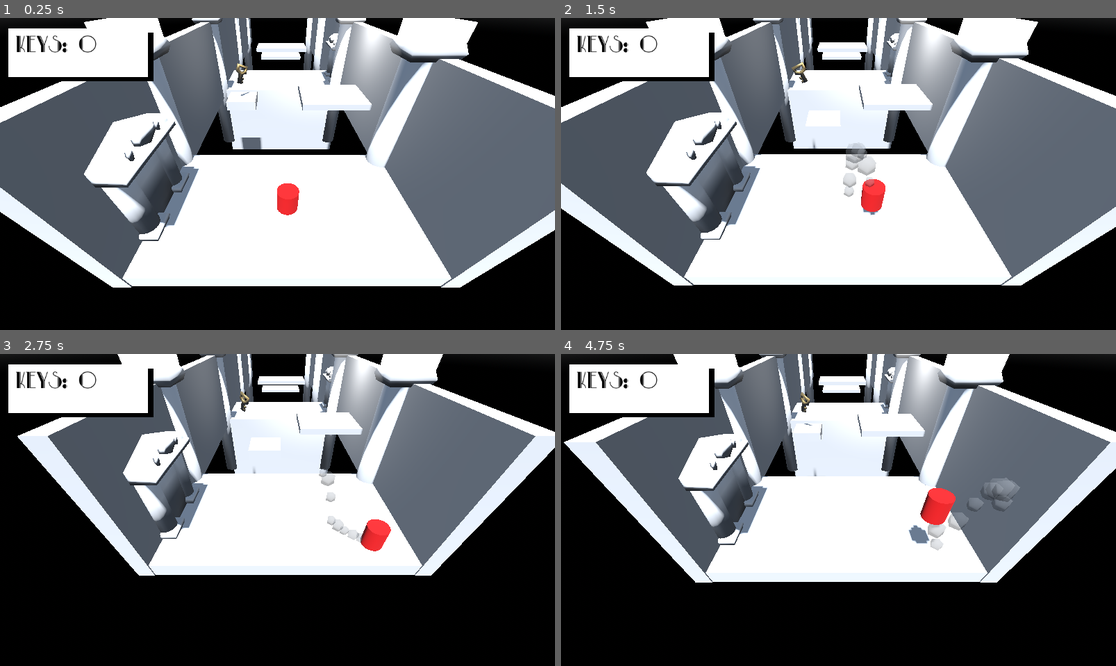
Above: before the commit, frames 1-4 (two rows, left to right).
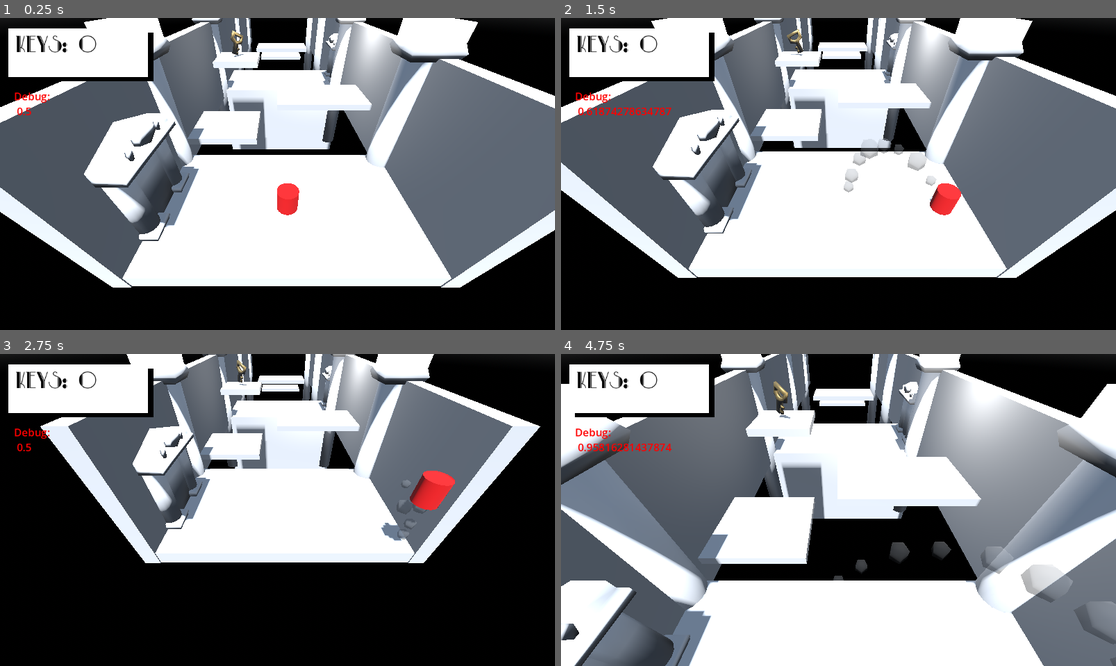
Above: after the commit, the same moments.

Repository: FloridaChristopher/LabyrinthGameJam
Game: Godot game, scene res://Scenes/the_maze.tscn
Two runs of this game, one before a commit and one after it. Both use one fixed random seed, a clock stepped at 60 frames per second and the inputs below.
Inputs:
- Up to frame 1 (0.25 s): no input
- Up to frame 2 (1.5 s): hold D (Right) 0.53-1.28 s; hold Space (Jump) 0.53-1.28 s; hold S (Backward) from 1.28 s (still down); tap Space (Jump) at 1.35 s
- Up to frame 3 (2.75 s): tap Space (Jump) at 1.52, 1.82 s; release S (Backward) at 2.03 s; hold D (Right) from 2.03 s (still down); hold Space (Jump) from 2.03 s (still down)
- Up to frame 4 (4.75 s): release D (Right) at 2.78 s; release Space (Jump) at 2.78 s; hold W (Forward) 2.78-3.53 s; tap Space (Jump) at 2.85, 3.02, 3.32, 4.35, 4.52 s; hold Space (Jump) 3.53-4.28 s; hold A (Left) from 3.53 s (still down)

The runs differ from the first frame. In frame 1, 1.8% of the frame differs, in the area x 2-55%, y 4-54%; in frame 2, 13%; in frame 3, 17%; in frame 4, 73%, in the area x 0-100%, y 0-100%.

Commit message:
new char controller
- replaced the character controller with an entirely new one
- this one feels pretty stiff but works fine
- it is currently missing coyote time and input buffering
- but works with moving platforms

Diff:
--- a/Labyrinth/Rooms/room0.tscn
+++ b/Labyrinth/Rooms/room0.tscn
@@ -7,51 +7,6 @@
 [ext_resource type="PackedScene" uid="uid://cb061gs4qifx8" path="res://Objects/doorway.tscn" id="5_nyqn0"]
 [ext_resource type="PackedScene" uid="uid://832o6u5ts2pp" path="res://Objects/te_4t_platform.tscn" id="6_fh0vx"]
 [ext_resource type="PackedScene" uid="uid://ceed8awj3lsqn" path="res://Objects/big_key.tscn" id="7_ulg30"]
-[ext_resource type="PackedScene" uid="uid://b111fk8cj70p8" path="res://Objects/movable_platform.tscn" id="8_5rbe0"]
-
-[sub_resource type="BoxMesh" id="BoxMesh_is5n7"]
-size = Vector3(1, 0.3, 1)
-
-[sub_resource type="BoxShape3D" id="BoxShape3D_y0qjd"]
-size = Vector3(1, 0.3, 1)
-
-[sub_resource type="Animation" id="Animation_rmhfo"]
-length = 0.001
-tracks/0/type = "value"
-tracks/0/imported = false
-tracks/0/enabled = true
-tracks/0/path = NodePath("Moving Platform:position")
-tracks/0/interp = 1
-tracks/0/loop_wrap = true
-tracks/0/keys = {
-"times": PackedFloat32Array(0),
-"transitions": PackedFloat32Array(1),
-"update": 0,
-"values": [Vector3(-1.44998, -0.352683, -4.80606)]
-}
-
-[sub_resource type="Animation" id="Animation_vwe8t"]
-resource_name = "room1-platform1"
-length = 4.0
-loop_mode = 1
-tracks/0/type = "value"
-tracks/0/imported = false
-tracks/0/enabled = true
-tracks/0/path = NodePath("Moving Platform:position")
-tracks/0/interp = 1
-tracks/0/loop_wrap = true
-tracks/0/keys = {
-"times": PackedFloat32Array(0, 0.6, 1.8, 2.3, 4),
-"transitions": PackedFloat32Array(1, 1, 1, 1, 1),
-"update": 0,
-"values": [Vector3(-1.44998, -0.352683, -4.80606), Vector3(-1.44998, -0.352683, -4.80606), Vector3(-0.312341, -0.352683, -2.48747), Vector3(-0.312341, -0.352683, -2.48747), Vector3(-1.44998, -0.352683, -4.80606)]
-}
-
-[sub_resource type="AnimationLibrary" id="AnimationLibrary_jjd4k"]
-_data = {
-"RESET": SubResource("Animation_rmhfo"),
-"room1-platform1": SubResource("Animation_vwe8t")
-}
 
 [node name="Room" type="Node3D" groups=["Room"]]
 script = ExtResource("1_h4cj0")
@@ -133,10 +88,13 @@
 visible = false
 
 [node name="Te4t_platform6" parent="." instance=ExtResource("6_fh0vx")]
-transform = Transform3D(0.524977, 0, 0, 0, 0.524977, 0, 0, 0, 0.524977, -5.08272, 0.125882, -2.65456)
+transform = Transform3D(0.524977, 0, 0, 0, 0.524977, 0, 0, 0, 0.524977, -2.02519, 0.125882, -2.65456)
+
+[node name="Te4t_platform11" parent="." instance=ExtResource("6_fh0vx")]
+transform = Transform3D(0.267172, 0, 0, 0, 0.524977, 0, 0, 0, 0.423047, -1.46216, 1.29028, -4.89441)
 
 [node name="Te4t_platform7" parent="." instance=ExtResource("6_fh0vx")]
-transform = Transform3D(0.524977, 0, 0, 0, 0.524977, 0, 0, 0, 0.524977, 1.80627, 0.610909, -3.56499)
+transform = Transform3D(0.524977, 0, 0, 0, 0.524977, 0, 0, 0, 0.524977, 1.10794, 0.610909, -3.56499)
 
 [node name="Te4t_platform8" parent="." instance=ExtResource("6_fh0vx")]
 transform = Transform3D(0.524977, 0, 0, 0, 0.524977, 0, 0, 0, 0.524977, 0.0243741, 0.610909, -10.5939)
@@ -156,36 +114,7 @@
 [node name="Te4t_platform3" parent="." instance=ExtResource("6_fh0vx")]
 transform = Transform3D(1, 0, 0, 0, -4.37114e-08, -1, 0, 1, -4.37114e-08, 0, -1.96166, -5.69906)
 
-[node name="RigidBody3D" type="RigidBody3D" parent="."]
-transform = Transform3D(1, 0, 0, 0, 1, 0, 0, 0, 1, 4.93003, 0, -4.80606)
-axis_lock_linear_x = true
-axis_lock_linear_y = true
-axis_lock_linear_z = true
-axis_lock_angular_x = true
-axis_lock_angular_z = true
-gravity_scale = 0.0
-angular_velocity = Vector3(0, 0.872665, 0)
-
-[node name="MeshInstance3D" type="MeshInstance3D" parent="RigidBody3D"]
-material_override = ExtResource("2_0m50l")
-mesh = SubResource("BoxMesh_is5n7")
-
-[node name="CollisionShape3D" type="CollisionShape3D" parent="RigidBody3D"]
-shape = SubResource("BoxShape3D_y0qjd")
-
 [node name="BigKey" parent="." instance=ExtResource("7_ulg30")]
-transform = Transform3D(1, 0, 0, 0, 1, 0, 0, 0, 1, -1.4238, 0.22328, -4.83122)
-
-[node name="Moving Platform" parent="." instance=ExtResource("8_5rbe0")]
-axis_lock_linear_x = false
-axis_lock_linear_y = false
-axis_lock_linear_z = false
-axis_lock_angular_y = true
-
-[node name="AnimationPlayer" type="AnimationPlayer" parent="."]
-autoplay = "room1-platform1"
-libraries = {
-"": SubResource("AnimationLibrary_jjd4k")
-}
+transform = Transform3D(1, 0, 0, 0, 1, 0, 0, 0, 1, -1.49423, 1.07252, -4.98209)
 
 [editable path="Te4t_platform10"]
--- /dev/null
+++ b/Labyrinth/Scenes/Debug2.gd
@@ -0,0 +1,10 @@
+extends RichTextLabel
+
+@export var player: playerphys2
+
+# Called every frame. 'delta' is the elapsed time since the previous frame.
+func _process(delta):
+	var txt = "Debug:\n"
+	txt += " " + str(player.acceleration_curve_value())
+	text = txt
+	pass
--- a/Labyrinth/Scenes/player.tscn
+++ b/Labyrinth/Scenes/player.tscn
@@ -1,8 +1,12 @@
-[gd_scene load_steps=10 format=3 uid="uid://d0shy0fqdpckf"]
+[gd_scene load_steps=11 format=3 uid="uid://d0shy0fqdpckf"]
 
 [ext_resource type="Script" path="res://Scenes/playerphys2.gd" id="1_gstkc"]
 [ext_resource type="Script" path="res://Scripts/animator.gd" id="2_8yywu"]
 [ext_resource type="Script" path="res://Scripts/playerresetter.gd" id="3_memyy"]
+
+[sub_resource type="Curve" id="Curve_gd42e"]
+_data = [Vector2(0, 1), 0.0, 0.0, 0, 0, Vector2(0.536083, 0.990909), 0.0, -4.97968, 0, 0, Vector2(0.618557, 0.581818), -0.251948, -0.251948, 0, 0, Vector2(0.654639, 0.0545454), 0.0, 0.0, 0, 0, Vector2(1, 0), 0.0, 0.0, 0, 0]
+point_count = 5
 
 [sub_resource type="StandardMaterial3D" id="StandardMaterial3D_1i8tu"]
 albedo_color = Color(1, 0, 0, 1)
@@ -36,6 +40,8 @@
 axis_lock_angular_y = true
 axis_lock_angular_z = true
 script = ExtResource("1_gstkc")
+accel_curve = SubResource("Curve_gd42e")
+accel_force = 10
 
 [node name="Model" type="Node3D" parent="." node_paths=PackedStringArray("thing")]
 script = ExtResource("2_8yywu")
--- a/Labyrinth/Scenes/playerphys2.gd
+++ b/Labyrinth/Scenes/playerphys2.gd
@@ -4,7 +4,13 @@
 var origionalpos: Vector3
 var input2
 
-@export var fallgravity = 2
+@export var accel_curve: Curve
+@export var accel_force: int = 3
+@export var drag_force: int = 3
+@export var air_drag_force: int = 2
+@export var jump_speed: int = 6
+@export var fallgravity = 3
+@export var speed_limit = 10
 # Called when the node enters the scene tree for the first time.
 func _ready():
 	origionalpos = global_position
@@ -15,14 +21,23 @@
 func _physics_process(delta):
 	input2 = read_input()
 	if is_on_floor() and Input.is_action_just_pressed("Jump"):
-		velocity += Vector3.UP * 5
+		velocity += Vector3.UP * jump_speed
 	apply_gravity(delta)
-	velocity += Vector3(input2.x,0,input2.y) * delta
 
+	if acceleration_curve_value() > 0.5:
+		velocity += Vector3(input2.x,0,input2.y) * delta * accel_force * acceleration_curve_value()
+	else:
+		velocity += Vector3(input2.x,0,input2.y) * delta * 10 * accel_force * acceleration_curve_value()
+
+	if input2.length() < 0.01 and is_on_floor():
+		velocity += -velocity * delta * drag_force
 	if input2.length() < 0.01:
-		velocity += -velocity * delta
+		velocity += -velocity * delta * air_drag_force
 	move_and_slide()
-	pass
+
+	if XZ_velocity().length() > speed_limit:
+		var newspeed = XZ_velocity().normalized() * speed_limit
+		velocity = Vector3(newspeed.x,velocity.y,newspeed.y)
 
 
 func apply_gravity(delta):
@@ -46,3 +61,15 @@
 
 func XZ_velocity():
 	return Vector2(velocity.x,velocity.z)
+
+func acceleration_curve_value():
+
+	var OldValue = XZ_velocity().dot(input2)
+	pass
+	var OldMin = -speed_limit
+	var OldRange = speed_limit + speed_limit
+	var NewRange = 1
+	var NewMin = 0
+
+	var NewValue = (((OldValue - OldMin) * NewRange) / OldRange) + NewMin
+	return NewValue
--- a/Labyrinth/Scenes/the_maze.tscn
+++ b/Labyrinth/Scenes/the_maze.tscn
@@ -6,6 +6,7 @@
 [ext_resource type="PackedScene" uid="uid://b44xpwublo52q" path="res://Rooms/room1.tscn" id="3_icjtw"]
 [ext_resource type="Script" path="res://Scripts/camerascroll.gd" id="4_ors2s"]
 [ext_resource type="Script" path="res://Scripts/collectablecontrol.gd" id="7_n5gk5"]
+[ext_resource type="Script" path="res://Scenes/Debug2.gd" id="8_camxi"]
 [ext_resource type="FontFile" uid="uid://doisj3xe6yfy0" path="res://Fonts/ParkLaneNF.ttf" id="9_u1q61"]
 
 [sub_resource type="ProceduralSkyMaterial" id="ProceduralSkyMaterial_snw16"]
@@ -29,6 +30,10 @@
 
 [node name="Player" parent="." instance=ExtResource("1_opeje")]
 transform = Transform3D(1, 0, 0, 0, 1, 0, 0, 0, 1, 0, 0.207836, 0)
+accel_force = 5
+drag_force = 5
+jump_speed = 5
+speed_limit = 4
 
 [node name="WorldEnvironment" type="WorldEnvironment" parent="."]
 environment = SubResource("Environment_qwoqj")
@@ -75,3 +80,15 @@
 theme_override_font_sizes/normal_font_size = 45
 text = "Keys  99"
 script = ExtResource("7_n5gk5")
+
+[node name="Debug" type="RichTextLabel" parent="CanvasLayer" node_paths=PackedStringArray("player")]
+offset_left = 29.0
+offset_top = 147.0
+offset_right = 322.0
+offset_bottom = 274.0
+theme_override_colors/default_color = Color(1, 0, 0, 1)
+theme_override_font_sizes/normal_font_size = 22
+text = "Debug:
+"
+script = ExtResource("8_camxi")
+player = NodePath("../../Player")
Not shown: 1 places in Labyrinth/Rooms/room0.tscn that only renumber resources
Not shown: 1 places in Labyrinth/Scenes/the_maze.tscn that only renumber resources
